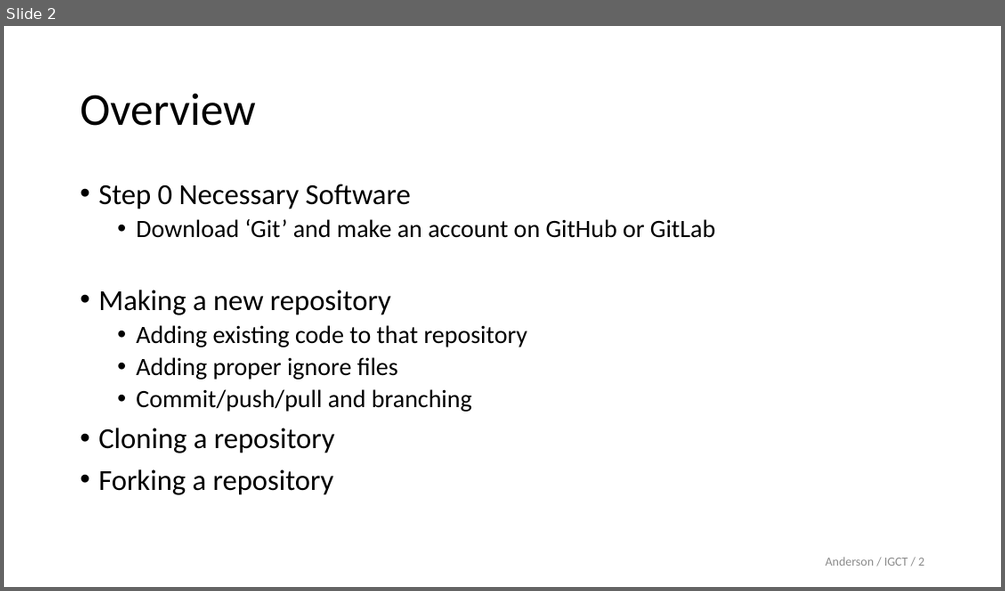
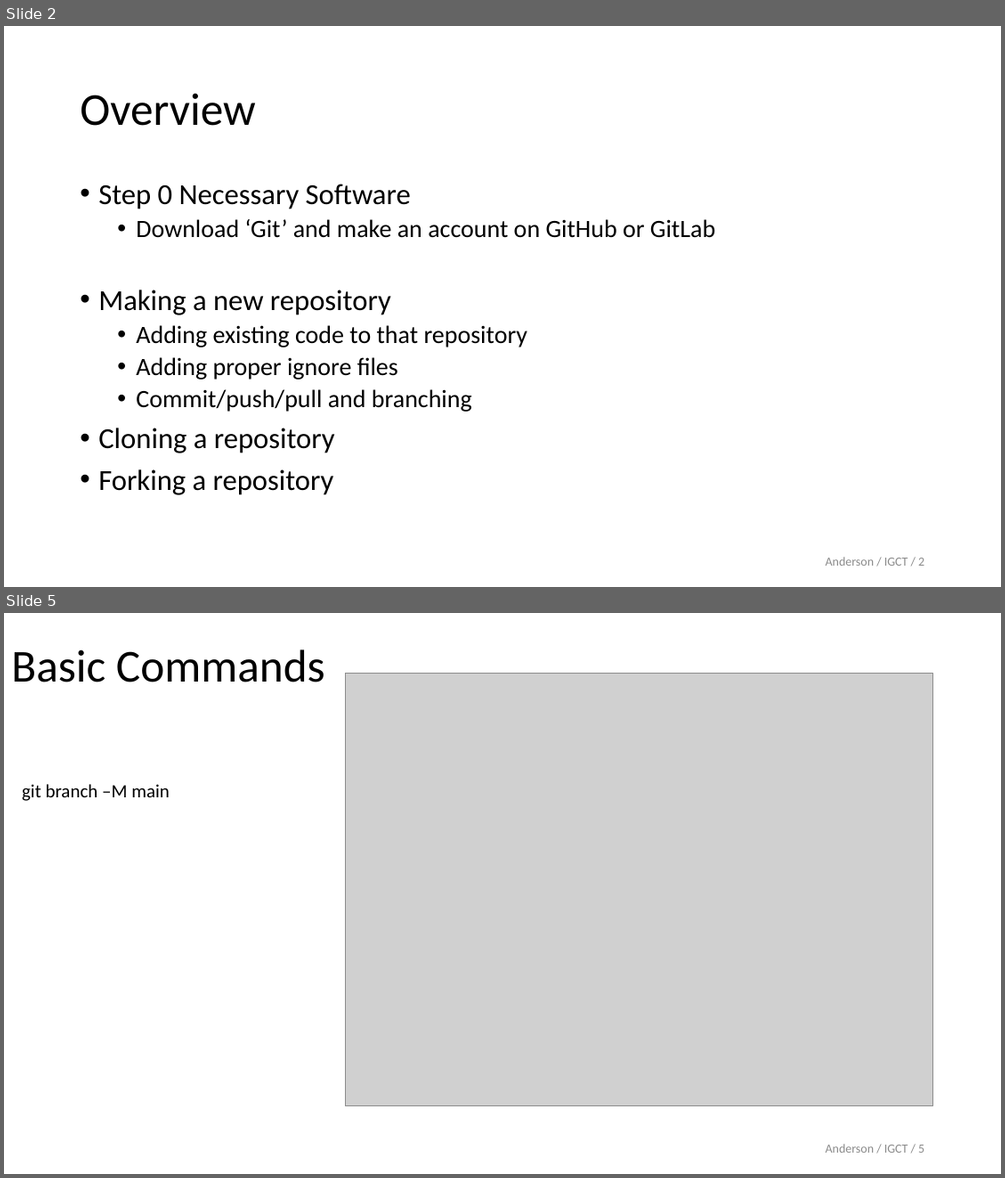
Before and after one commit to brianmanderson/TeachingGithubProcedures, a slide deck: Presentation.pptx. Shown one above the other, each under a label of ours: slide 2 before the commit, slides 2 and 5 after it; the slides between them are not shown. The pictures are 1005x591 and 1005x1178 pixels, drawn with LibreOffice and Linux fonts; fonts in the diff are those of the drawing; grey boxes stand for pictures; background and template pictures are left out. Boxes give left, top, right and bottom in pixels: in the first picture for what was removed or moved away, otherwise in the second. Text is boxed around its words. In the diff, an @@ line names an element or a change of style, - is before the commit and + after.

```diff
--- a/Presentation.pptx
+++ b/Presentation.pptx
@@ slide 5 added at box(4, 613, 1001, 1174), background #FFFFFF @@
@@ title added at box(11, 649, 325, 682), 44 pt, text #000000 @@
+Basic Commands
@@ picture added at box(346, 673, 933, 1106) @@
@@ text added at box(22, 784, 170, 801), 18 pt, text #000000 @@
+git branch –M main
@@ page number added at box(825, 1143, 924, 1152), 12 pt, text #8C8C8C @@
+Anderson / IGCT / 5
```
Also in this commit, not shown: 5 other slides added, 1 slide removed, 1 other file.
